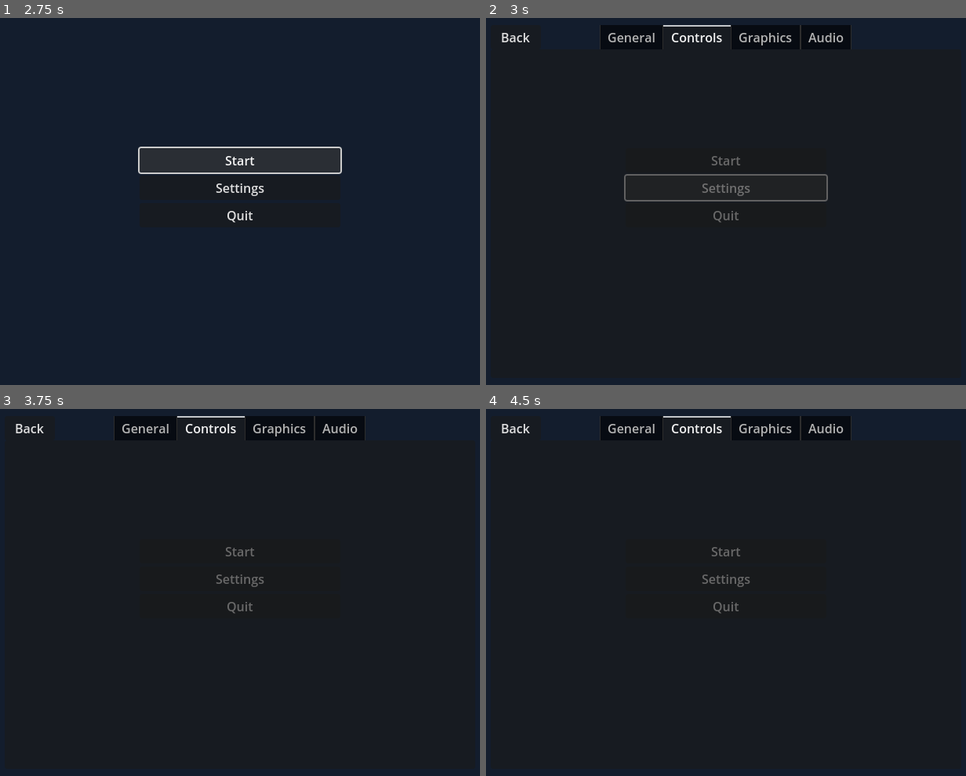
Above: before the commit, frames 1-4 (two rows, left to right).
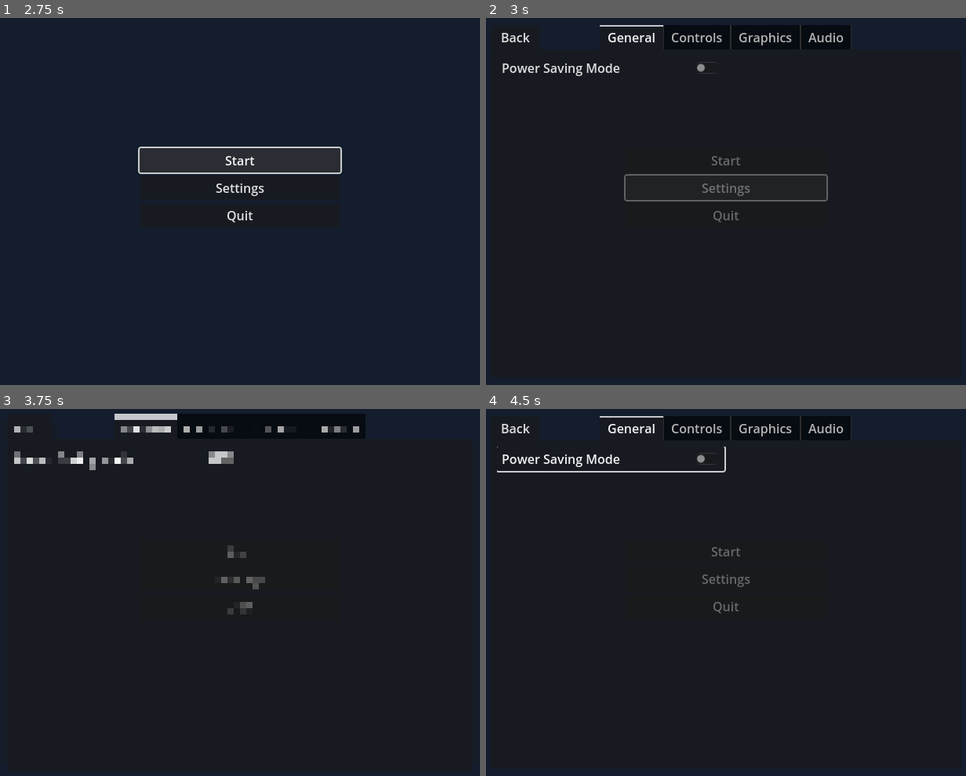
Above: after the commit, the same moments.

Repository: lilboyspirit/outlandish
Game: Godot game, scene res://scenes/menus/main_menu.tscn
Two runs of this game, one before a commit and one after it. Both use one fixed random seed, a clock stepped at 60 frames per second and the inputs below.
Inputs (mouse positions are in pixels of both pictures, inside the frame that each line leads up to):
- Up to frame 1 (2.75 s): click "Start" at 0.5 s; click "Start" at 1.25 s; click "Start" at 2 s
- Up to frame 2 (3 s): click "Settings" at 2.75 s
- Up to frame 3 (3.75 s): click (124, 460) at 3.5 s, where only the run after the commit has a clickable "Power Saving Mode"
- Up to frame 4 (4.5 s): click (610, 460) at 4.25 s, where only the run after the commit has a clickable "Power Saving Mode"

Frame 1 is identical in both runs. In frame 2, 0.7% of the frame differs, in the area x 3-51%, y 1-16%; in frame 3, 2.2%, in the area x 2-77%, y 1-56%; in frame 4, 0.9%.

Commit message:
categorize settings

Diff:
--- a/scenes/menus/settings_menu.tscn
+++ b/scenes/menus/settings_menu.tscn
@@ -19,11 +19,9 @@
 grow_horizontal = 2
 grow_vertical = 2
 tab_alignment = 1
-current_tab = 1
 all_tabs_in_front = true
 
 [node name="General" type="TabBar" parent="TabContainer"]
-visible = false
 layout_mode = 2
 
 [node name="ScrollContainer" type="ScrollContainer" parent="TabContainer/General"]
@@ -57,6 +55,7 @@
 size_flags_horizontal = 3
 
 [node name="Controls" type="TabBar" parent="TabContainer"]
+visible = false
 layout_mode = 2
 
 [node name="ScrollContainer" type="ScrollContainer" parent="TabContainer/Controls"]
--- a/scripts/menus/settings_menu.gd
+++ b/scripts/menus/settings_menu.gd
@@ -10,8 +10,8 @@
 		# TODO: adjust game settings based on game data
 		$TabContainer.add_child(game_tab.instantiate())
 
-	_on_settings_updated()
-	Settings.connect("settings_updated", _on_settings_updated)
+	_on_general_settings_updated()
+	Settings.connect("general_settings_updated", _on_general_settings_updated)
 
 
 func _input(event: InputEvent):
@@ -25,7 +25,7 @@
 	queue_free()
 
 
-func _on_settings_updated():
+func _on_general_settings_updated():
 	%power_saving.button_pressed = Settings.power_saving
 
 
